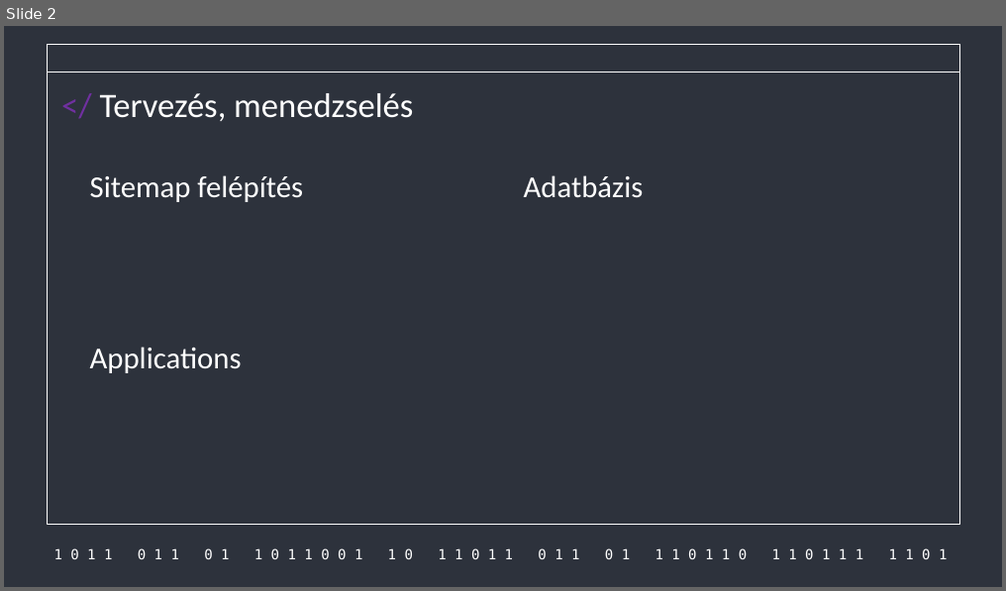
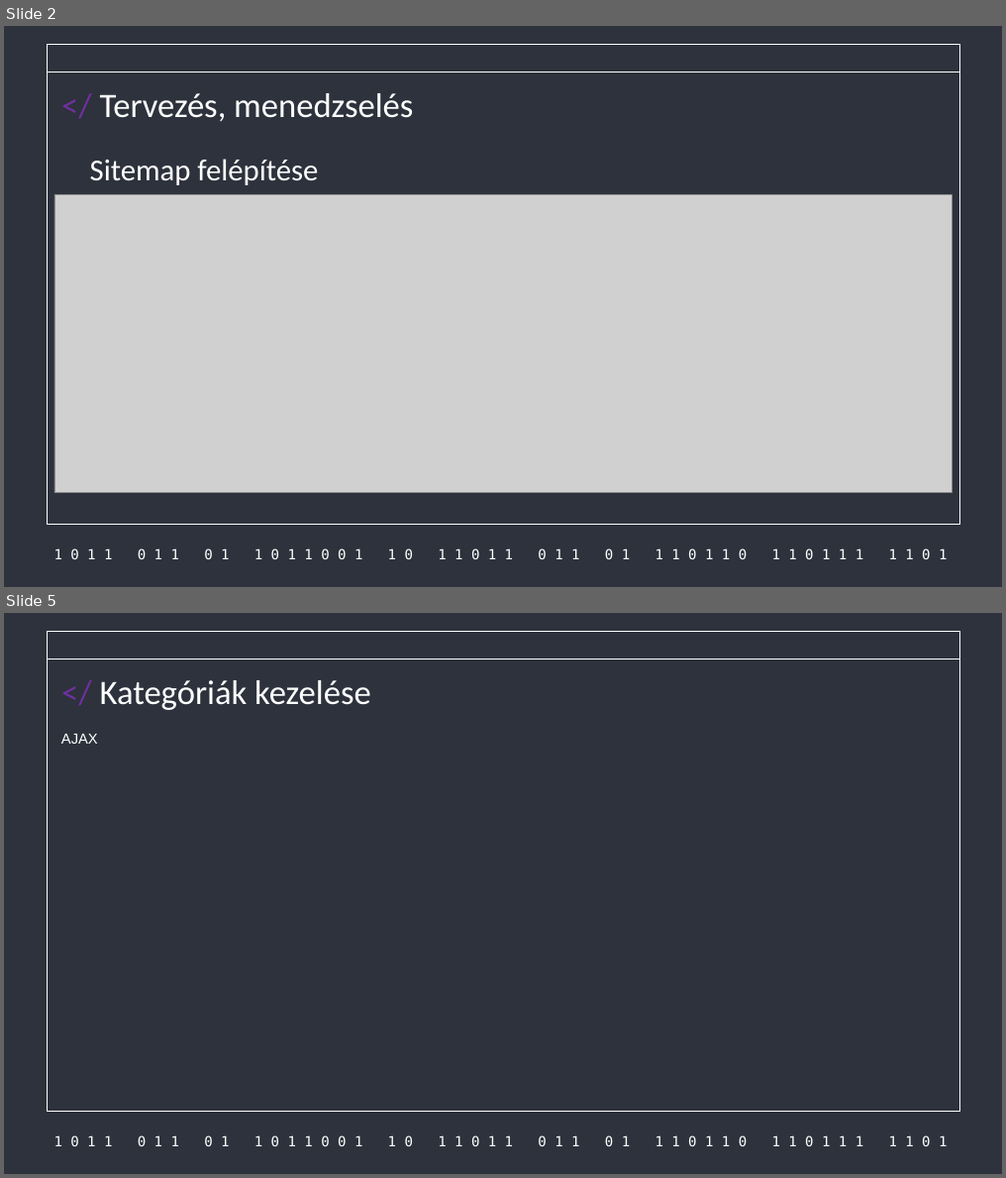
Before and after one commit to Acsilaa/dusza2024-25, a slide deck: gál része.pptx. Shown one above the other, each under a label of ours: slide 2 before the commit, slides 2 and 5 after it; the slides between them are not shown. The pictures are 1006x591 and 1006x1178 pixels, drawn with LibreOffice and Linux fonts; fonts in the diff are those of the drawing; grey boxes stand for pictures. Boxes give left, top, right and bottom in pixels: in the first picture for what was removed or moved away, otherwise in the second. Text is boxed around its words. In the diff, an @@ line names an element or a change of style, - is before the commit and + after.

```diff
--- a/gál része.pptx
+++ b/gál része.pptx
@@ slide 5 added at (4, 613, 1002, 1174), background #2D323C; not listed: 3 template elements that a slide beside it also shows @@
@@ title added at (100, 680, 371, 710), 33 pt, text #FFFFFF @@
+</ Kategóriák kezelése
@@ text added at (61, 734, 98, 744), 14 pt, text #FFFFFF @@
+AJAX
@@ slide 2 changed as well @@
@@ title at (90, 159, 318, 185): text changed @@
-Sitemap felépítés
+Sitemap felépítése
@@ picture added at (54, 194, 951, 493) @@
@@ title removed at (524, 175, 644, 198) @@
-Adatbázis
@@ title removed at (90, 347, 242, 373) @@
-Applications
```
Also in this commit, not shown: 1 other slide changed, 4 other slides added, 2 slides removed.
